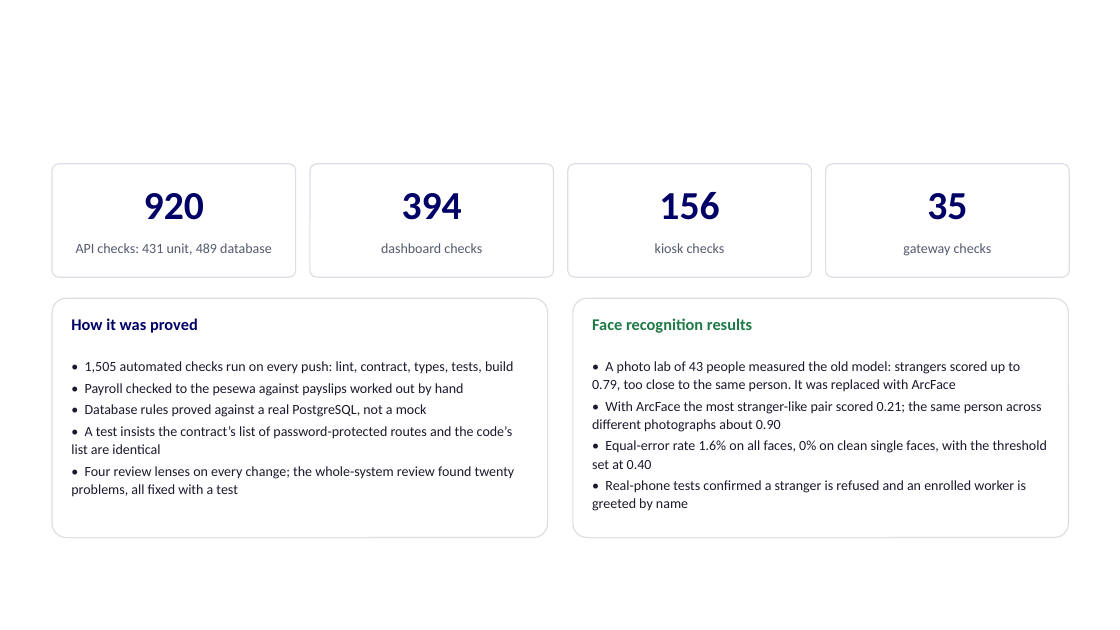
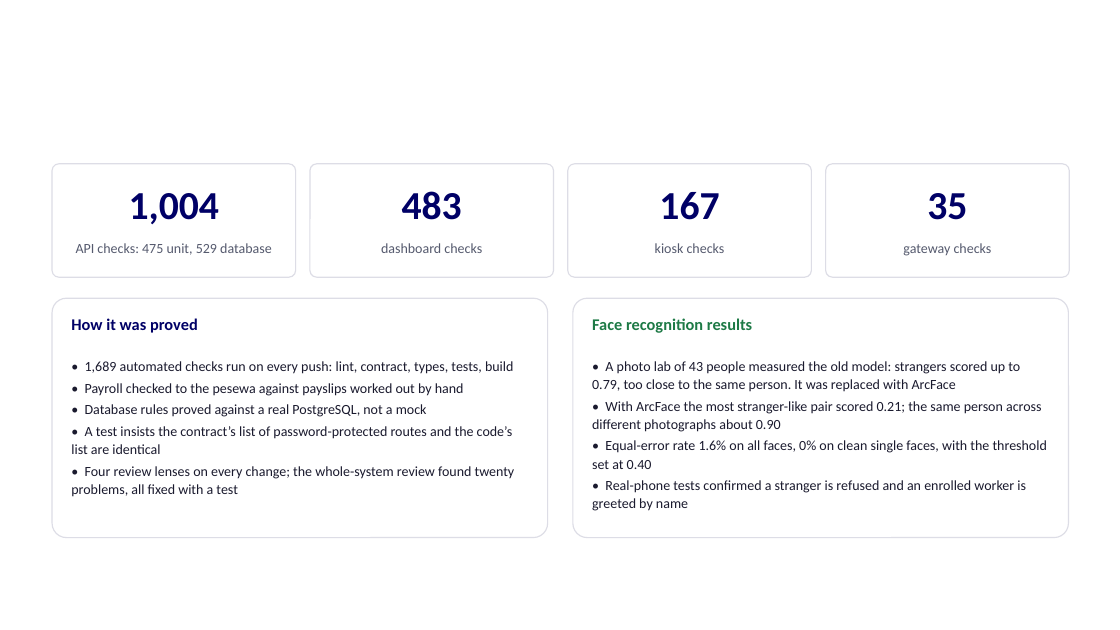
Before and after one commit to TEAM-DEVV/samtec-security-system, a slide deck: slide 19 of docs/guides/SAMTEC-defence-slides.pptx. Drawn at 1120x630 pixels with LibreOffice and Linux fonts; fonts in the diff are those of the drawing; background and template pictures are left out. Boxes give left, top, right and bottom in pixels: in the first picture for what was removed or moved away, otherwise in the second. Text is boxed around its words. In the diff, an @@ line names an element or a change of style, - is before the commit and + after.

Commit message:
docs: current test numbers in the defence script and the deck
API 1,004 (475 unit, 529 database), dashboard 483, kiosk 167, gateway 35:
1,689 automated checks on every push.

```diff
--- a/docs/guides/SAMTEC-defence-slides.pptx
+++ b/docs/guides/SAMTEC-defence-slides.pptx
@@ text at bbox=[129, 193, 219, 224]: text changed @@
-920
+1,004
@@ text at bbox=[402, 191, 462, 220]: text changed @@
-394
+483
@@ text at bbox=[659, 192, 719, 220]: text changed @@
-156
+167
@@ text at bbox=[76, 243, 272, 255]: text changed @@
-API checks: 431 unit, 489 database
+API checks: 475 unit, 529 database
@@ text at bbox=[85, 361, 513, 374]: text changed @@
-• 1,505 automated checks run on every push: lint, contract, types, tests, build
+• 1,689 automated checks run on every push: lint, contract, types, tests, build
```
Also in this commit, not shown: 1 other file.
